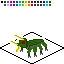
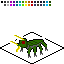
Layers edited between the first and the second 64 × 64 image:
added layer "black_2" above "black_1" over <box>17,38,47,53</box>
added layer "black_1" above "head_2" over <box>17,38,47,53</box>
